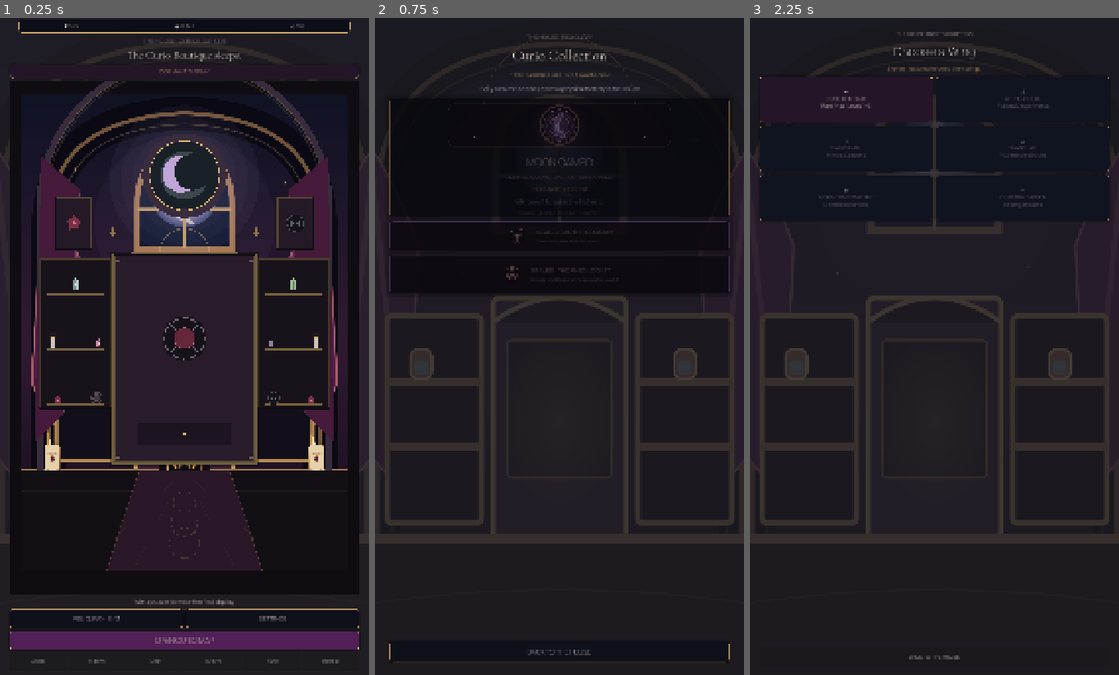
Above: before the commit, frames 1-3 (left to right).
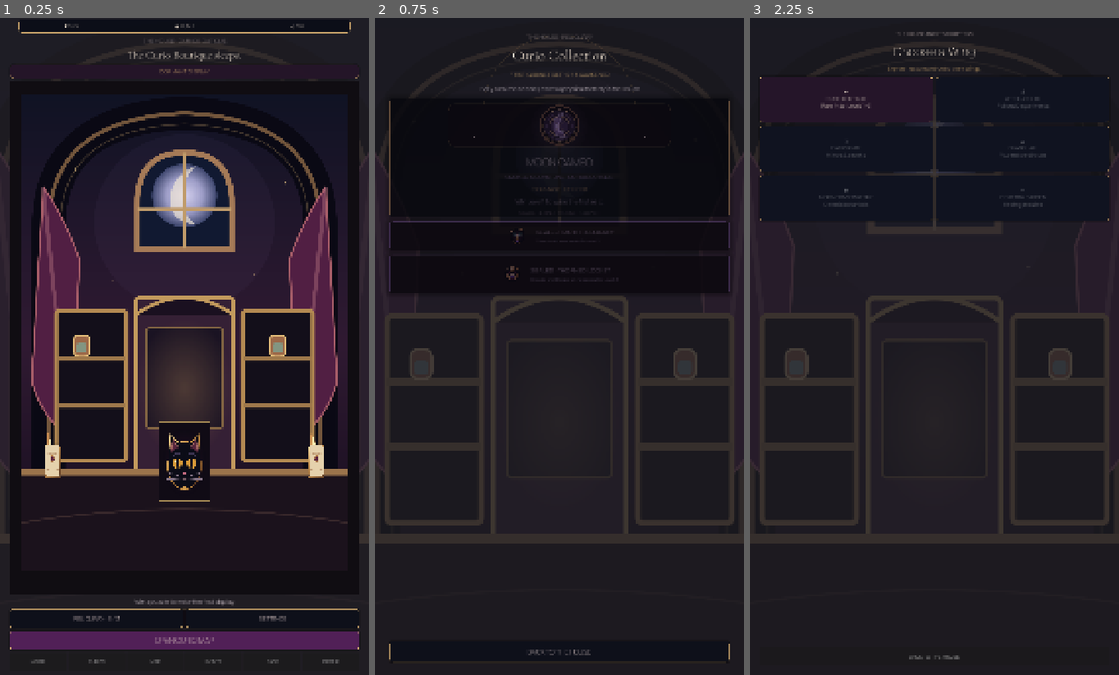
Above: after the commit, the same moments.

Repository: Jay-prodesign/akilta-match3
Game: Godot game, scene res://src/app/app_bootstrap.tscn
Two runs of this game, one before a commit and one after it. Both use one fixed random seed, a clock stepped at 60 frames per second and the inputs below.
Inputs:
- Up to frame 1 (0.25 s): no input
- Up to frame 2 (0.75 s): click "RELIQUARY · 0 / 3" at 0.5 s
- Up to frame 3 (2.25 s): click "BACK TO THE HOUSE" at 1.25 s; click "OPEN CURIO MAP" at 2 s

The runs differ from the first frame. In frame 1, 16% of the frame differs, in the area x 5-95%, y 9-85%; in frame 2, nothing differs; in frame 3, nothing differs.

Commit message:
fix(art): stop legacy procedural arches from obscuring the authored boutique backdrop

Diff:
--- a/src/world/curio_boutique.gd
+++ b/src/world/curio_boutique.gd
@@ -59,18 +59,22 @@
 	)
 	draw_rect(room, VELVET, true)
 	if _backdrop != null:
+		# The authored environment already contains the architecture, moon window,
+		# shelves and cabinet. Do not stack the old procedural arches over it.
 		draw_texture_rect(_backdrop, room, false)
+		_draw_cat_portrait(room)
+		_draw_candle_props(room)
 	else:
 		_draw_wall_panels(room)
-	_draw_ambient_light(room)
-	_draw_arch(room)
-	_draw_moon_window(room)
-	_draw_wall_frames(room)
-	_draw_cat_portrait(room)
-	_draw_candle_props(room)
-	_draw_side_shelves(room)
-	_draw_central_cabinet(room)
-	_draw_floor(room)
+		_draw_ambient_light(room)
+		_draw_arch(room)
+		_draw_moon_window(room)
+		_draw_wall_frames(room)
+		_draw_cat_portrait(room)
+		_draw_candle_props(room)
+		_draw_side_shelves(room)
+		_draw_central_cabinet(room)
+		_draw_floor(room)
 	if house_stage >= 1:
 		_draw_awakened_sparkles(room)
 
